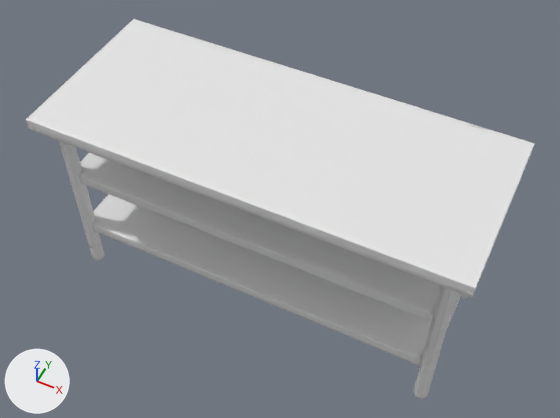
The glTF model assets/glb/prep_table.glb: old version first, new version second.
One viewpoint serves both versions: a 50 mm camera at (0.998, -1.964, 2.917) aimed at (0.029, -0.025, 0.493). Lighting does not change. The marker at lower left points along +X, +Y and +Z. The older version comes first. Where no turn or scale is listed for an object, it has been applied to the vertices.

The older version as bpy lines, for what is in view:
```python
me_steel_table_0 = bpy.data.meshes.new('steel_table_0')
me_steel_table_0.from_pydata(...)  # 176 vertices, 270 faces; spans x -0.9..0.9, y -0.38..0.38, z 0.0..0.9
me_steel_table_0.materials.append(mat_steeltable)  # its picture is missing
ob_steel_table_0_n0 = bpy.data.objects.new('steel_table_0_n0', me_steel_table_0)
ob_steel_table_0_n0.location = (0.0, 0.0, 0.0)
```
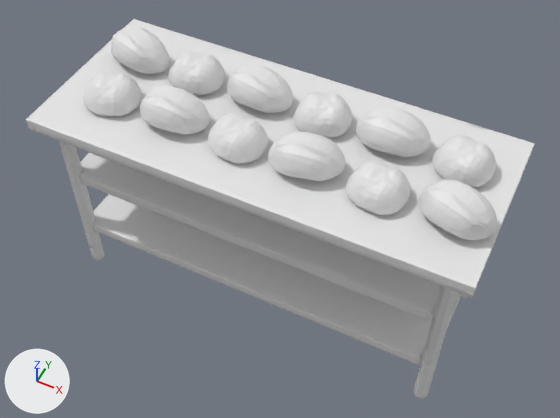
Pixel boxes [x1, y1, x2, y2] of what changed, in the pictures (560 x 418 px):
'bread_loaf_0_n12', added: after [419, 179, 497, 240]
'bread_loaf_0_n8', added: after [268, 132, 345, 181]
'bread_loaf_0_n9', added: after [356, 107, 430, 157]
'boule_0_n10', added: after [346, 160, 411, 215]
'bread_loaf_0_n4', added: after [140, 86, 209, 135]
'boule_0_n11', added: after [433, 135, 496, 187]
'bread_loaf_0_n5', added: after [227, 64, 293, 113]
'boule_0_n6', added: after [208, 113, 268, 164]
'boule_0_n7', added: after [294, 92, 352, 138]
'bread_loaf_0_n1', added: after [111, 26, 169, 74]
'boule_0_n2', added: after [83, 72, 141, 116]
'boule_0_n3', added: after [169, 51, 225, 95]

The edits, one by one:
Material 'baton1mat' (mat_baton1mat) is new.
Its base color is (0.8, 0.8, 0.8) (white #e7e7e7).
Material 'Homemade_Bread' (mat_homemade_bread) is new.
Its base color is (0.8, 0.8, 0.8) (white #e7e7e7).
Mesh me_bread_loaf_0 is new.
It has 481 vertices, 958 faces and spans x -20.3..20.3, y -13.1..13.1, z 0.0..21.5.
It uses material mat_baton1mat (its picture is missing).
Mesh me_boule_0 is new.
It has 232 vertices, 460 faces and spans x -0.0631..0.0631, y -0.0556..0.0556, z 0.0..0.0687.
It uses material mat_homemade_bread (its picture is missing).
Object 'bread_loaf_0_n12' (ob_bread_loaf_0_n12) is new; it shows me_bread_loaf_0.
Its location is (0.75, -0.14, 0.9).
Its rotation in degrees is (0, 0, -14).
Its scale is (0.00691, 0.00691, 0.00691).
Object 'boule_0_n11' (ob_boule_0_n11) is new; it shows me_boule_0.
Its location is (0.7, 0.12, 0.9).
Its rotation in degrees is (0, 0, -10).
Its scale is (1.74, 1.74, 1.74).
Object 'boule_0_n10' (ob_boule_0_n10) is new; it shows me_boule_0.
Its location is (0.47, -0.14, 0.9).
Its rotation in degrees is (0, 0, -7).
Its scale is (1.74, 1.74, 1.74).
Object 'bread_loaf_0_n9' (ob_bread_loaf_0_n9) is new; it shows me_bread_loaf_0.
Its location is (0.42, 0.12, 0.9).
Its rotation in degrees is (0, 0, 3).
Its scale is (0.00691, 0.00691, 0.00691).
Object 'bread_loaf_0_n8' (ob_bread_loaf_0_n8) is new; it shows me_bread_loaf_0.
Its location is (0.19, -0.14, 0.9).
Its rotation in degrees is (0, 0, 12).
Its scale is (0.00691, 0.00691, 0.00691).
Object 'boule_0_n7' (ob_boule_0_n7) is new; it shows me_boule_0.
Its location is (0.14, 0.12, 0.9).
Its rotation in degrees is (0, 0, 16).
Its scale is (1.74, 1.74, 1.74).
Object 'boule_0_n6' (ob_boule_0_n6) is new; it shows me_boule_0.
Its location is (-0.09, -0.14, 0.9).
Its rotation in degrees is (0, 0, -10).
Its scale is (1.74, 1.74, 1.74).
Object 'bread_loaf_0_n5' (ob_bread_loaf_0_n5) is new; it shows me_bread_loaf_0.
Its location is (-0.14, 0.12, 0.9).
Its rotation in degrees is (0, 0, -5).
Its scale is (0.00691, 0.00691, 0.00691).
Object 'bread_loaf_0_n4' (ob_bread_loaf_0_n4) is new; it shows me_bread_loaf_0.
Its location is (-0.37, -0.14, 0.9).
Its rotation in degrees is (0, 0, 3).
Its scale is (0.00691, 0.00691, 0.00691).
Object 'boule_0_n3' (ob_boule_0_n3) is new; it shows me_boule_0.
Its location is (-0.42, 0.12, 0.9).
Its rotation in degrees is (0, 0, 9).
Its scale is (1.74, 1.74, 1.74).
Object 'boule_0_n2' (ob_boule_0_n2) is new; it shows me_boule_0.
Its location is (-0.65, -0.14, 0.9).
Its rotation in degrees is (0, 0, 16).
Its scale is (1.74, 1.74, 1.74).
Object 'bread_loaf_0_n1' (ob_bread_loaf_0_n1) is new; it shows me_bread_loaf_0.
Its location is (-0.7, 0.12, 0.9).
Its rotation in degrees is (0, 0, -14).
Its scale is (0.00691, 0.00691, 0.00691).
